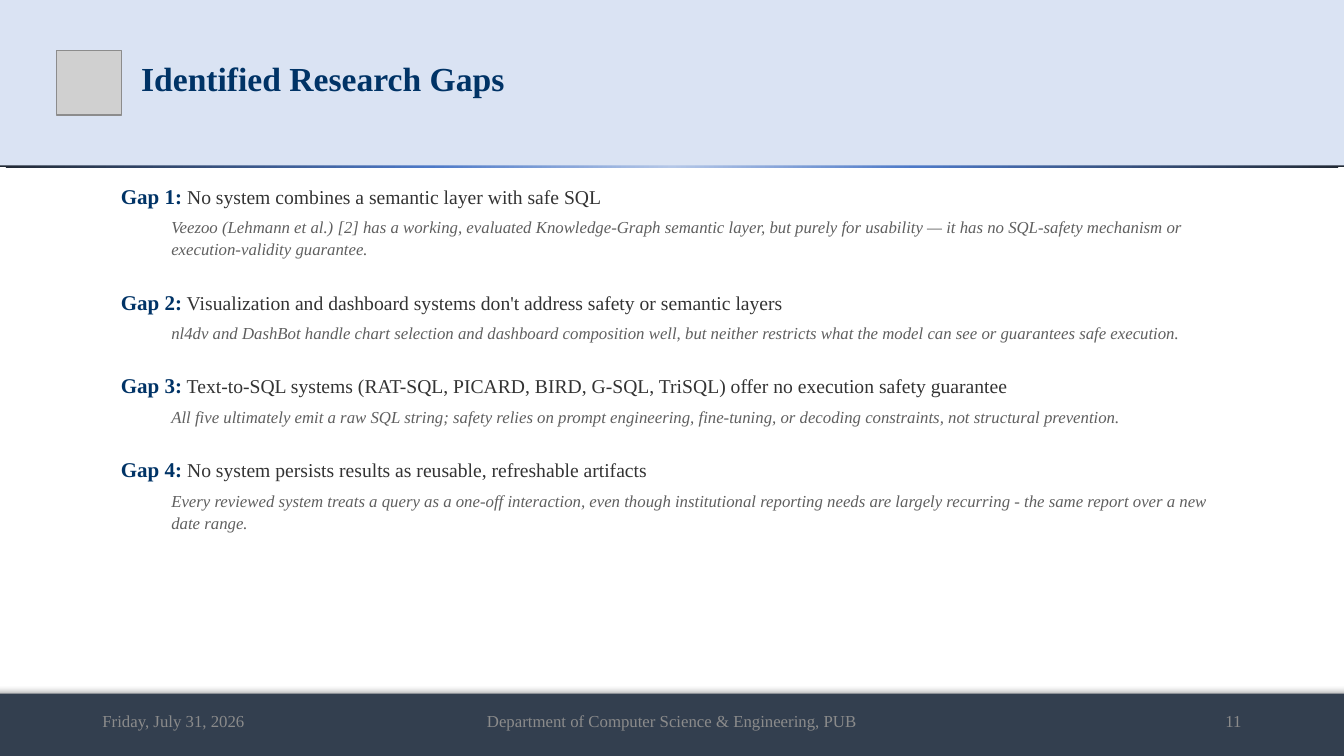
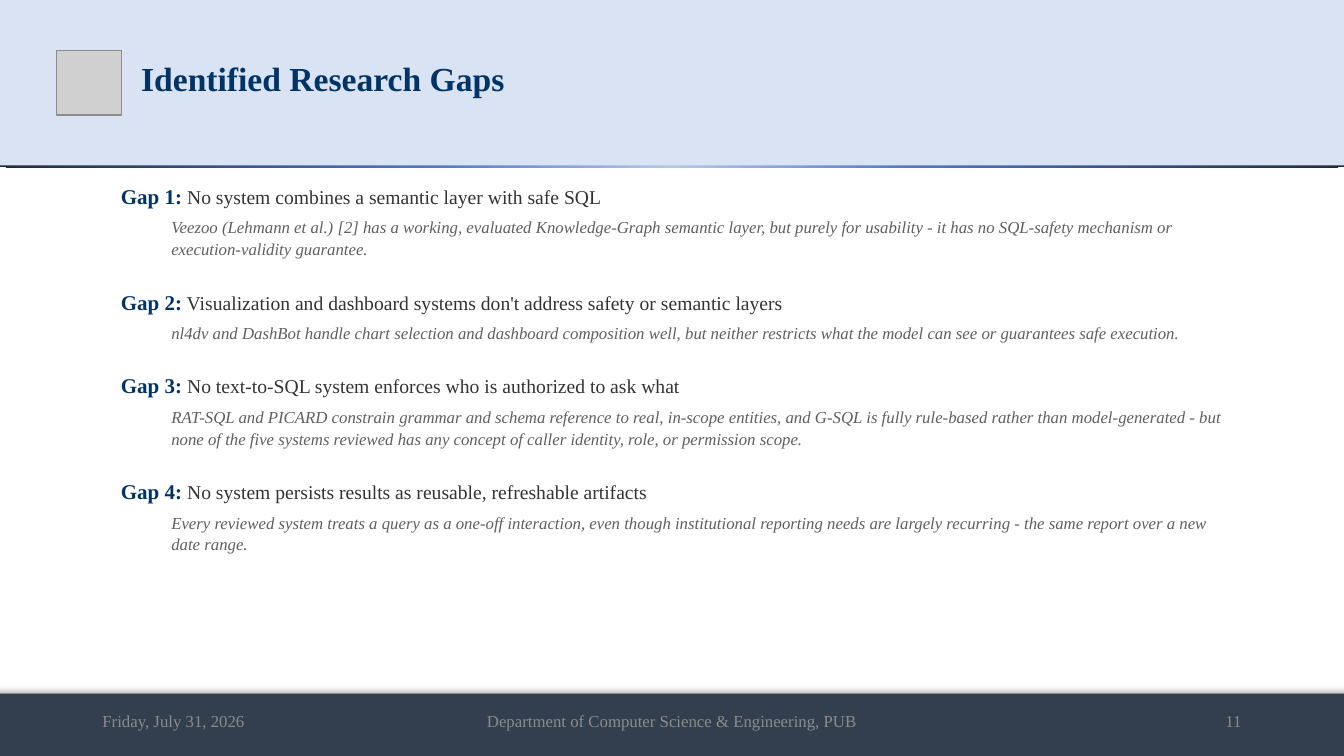
Before and after one commit to md-riaz/AEGIS-Research, a slide deck: slide 11 of docs/scripts/Md_Riaz_Mid_Defense_Final_0322310105101024.pptx. Drawn at 1344x756 pixels with LibreOffice and Linux fonts; fonts in the diff are those of the drawing; grey boxes stand for pictures. Boxes give left, top, right and bottom in pixels: in the first picture for what was removed or moved away, otherwise in the second. Text is boxed around its words. In the diff, an @@ line names an element or a change of style, - is before the commit and + after.

Commit message:
fix(presentation): correct literature-review facts and sync generator script
Nine papers had claims contradicted by their actual source PDFs: Seq2SQL's
training method and metrics, RAT-SQL/PICARD's grammar+schema-scoped decoding
(not raw SQL strings), G-SQL's rule-based (non-LLM) nature, TriSQL's real
DELETE failure rate, nl4dv's missing quantitative evaluation, DashBot's real
Vega datasets and user study (not synthetic data), NaLIR's real user study,
and BIRD's exact title and human-vs-GPT-4 numbers. Also fixed a fabricated
author list on the Veezoo/Lehmann et al. reference and reframed Gap 3 from a
false "all five emit raw SQL" claim to the real gap: no authorization concept.

Brought generate_riaz_presentation.py back in sync with every manual pptx fix
made across this project's history (title slide layout, section renames,
Veezoo correction, real benchmark results, removed comparison slide, emission-
space wording, hyphen-bullet style) plus the new literature corrections above,
so re-running the generator no longer reverts any of this.

```diff
--- a/docs/scripts/Md_Riaz_Mid_Defense_Final_0322310105101024.pptx
+++ b/docs/scripts/Md_Riaz_Mid_Defense_Final_0322310105101024.pptx
@@ text at [171, 221, 1172, 259]: text changed @@
-Veezoo (Lehmann et al.) [2] has a working, evaluated Knowledge-Graph semantic layer, but purely for usability — it has no SQL-safety mechanism or execution-validity guarantee.
+Veezoo (Lehmann et al.) [2] has a working, evaluated Knowledge-Graph semantic layer, but purely for usability - it has no SQL-safety mechanism or execution-validity guarantee.
@@ text at [121, 379, 1220, 449]: text changed @@
-Gap 3: Text-to-SQL systems (RAT-SQL, PICARD, BIRD, G-SQL, TriSQL) offer no execution safety guarantee
-All five ultimately emit a raw SQL string; safety relies on prompt engineering, fine-tuning, or decoding constraints, not structural prevention.
+Gap 3: No text-to-SQL system enforces who is authorized to ask what
+RAT-SQL and PICARD constrain grammar and schema reference to real, in-scope entities, and G-SQL is fully rule-based rather than model-generated - but none of the five systems reviewed has any concept of caller identity, role, or permission scope.
```
Also in this commit, not shown: 6 other slides changed, 2 other files.
